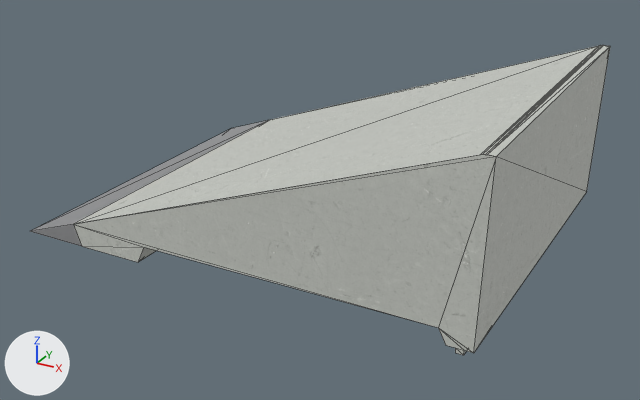
A saved change to the glTF model public/katalog/modelle/bank-60.gltf.
Both versions are drawn from a camera (50 mm lens) standing at (1.413, -2.584, 1.343) and looking at (0.036, -0.08, 0.091). Lighting does not change. The marker at lower left points along +X, +Y and +Z. The picture after the commit comes second. Mesh edges are drawn as thin lines. Vertices at exactly the same position are counted once.

Names of what the first picture shows: 'SK0020_Bank_-60.001'.
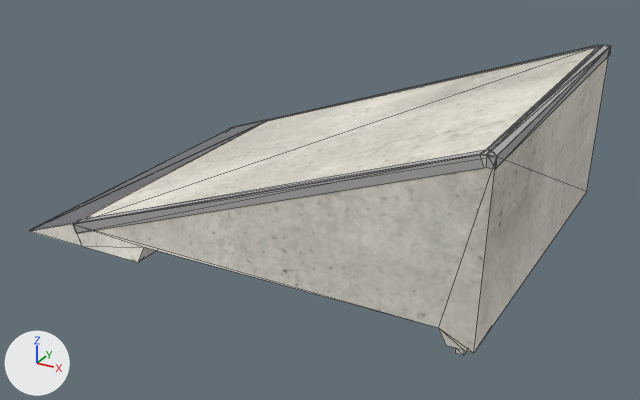
The edits, one by one:
Picture 'bank-60_normal' (img_bank_60_normal) is new.
Picture 'bank-60_farbe' (img_bank_60_farbe) is new.
Material 'Beton_web.023' (mat_beton_web_023) is new.
Uses the picture img_bank_60_farbe.
Uses the picture img_bank_60_normal.
Material 'Kantenwinkel_web.012' (mat_kantenwinkel_web_012) is new.
Uses the picture img_bank_60_farbe.
Uses the picture img_bank_60_normal.
Material 'Stahl_web.017' (mat_stahl_web_017) is new.
Uses the picture img_bank_60_farbe.
Uses the picture img_bank_60_normal.
me_sk0020_bank__60_001 is used by ob_sk0020_bank__60_001; location (0.0, 0.0, 0.0).
me_sk0020_bank__60_001 had 34 vertices, 66 faces and spanned x -0.82..0.82, y -0.62..0.62, z 0.0..0.58.
me_sk0020_bank__60_001 now has 114 vertices, 190 faces and spans x -0.82..0.82, y -0.63..0.63, z 0.0..0.58.
me_sk0020_bank__60_001 part 1: a new loose piece of 14 vertices spanning x 0.79..0.82, y -0.63..0.63, z 0.55..0.58, in mat_kantenwinkel_web_012.
Part 2, on me_sk0020_bank__60_001:
33 faces are deleted.
60 vertices are added at x -0.82..0.8, y -0.63..0.63, z 0.0..0.08.
6 new vertices lie (1.39, 0.0, 0.5) away from vertices in x -0.61..-0.6, y -0.63..0.63, z 0.05..0.08.
133 new faces join them, mat_beton_web_023.
4 new faces join them, mat_stahl_web_017.
8 new faces join them, mat_kantenwinkel_web_012.
me_sk0020_bank__60_001 part 3: 33 faces spanning x -0.61..0.82, y -0.62..0.62, z 0.0..0.58 switch from mat_beton to mat_beton_web_023.
me_sk0020_bank__60_001 part 4: 2 faces spanning x -0.82..-0.61, y -0.62..0.62, z 0.0..0.08 switch from mat_stahl (white #e1e2e5) to mat_stahl_web_017.
me_sk0020_bank__60_001 gains material mat_kantenwinkel_web_012.

Location of each change, [x1, y1, x2, y2] in pixels of the pictures (640 x 400 px):
'SK0020_Bank_-60.001', reshaped
    before: [30, 45, 610, 355]
    after: [29, 45, 611, 355]
part 1 of me_sk0020_bank__60_001, added
    after: [486, 45, 611, 169]
part 2 of me_sk0020_bank__60_001, built on
    before: [30, 159, 496, 355]
    after: [29, 45, 599, 355]
part 3 of me_sk0020_bank__60_001, recoloured
    both: [77, 45, 609, 352]
part 4 of me_sk0020_bank__60_001, recoloured
    before: [31, 120, 267, 231]
